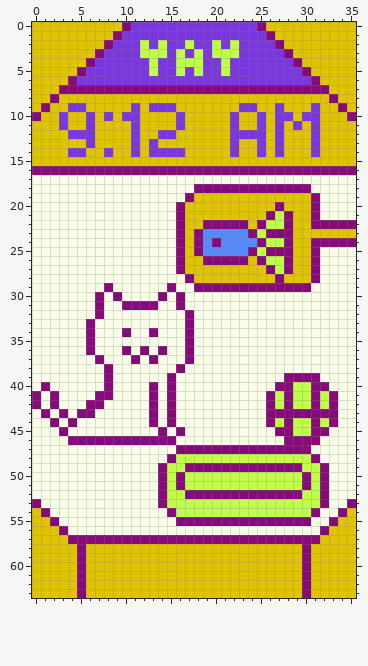
Pixel-art file, stored at game_mockup.aseprite. This is how it looked before the edit.
36x64 pixels, 1 frame.
The result:
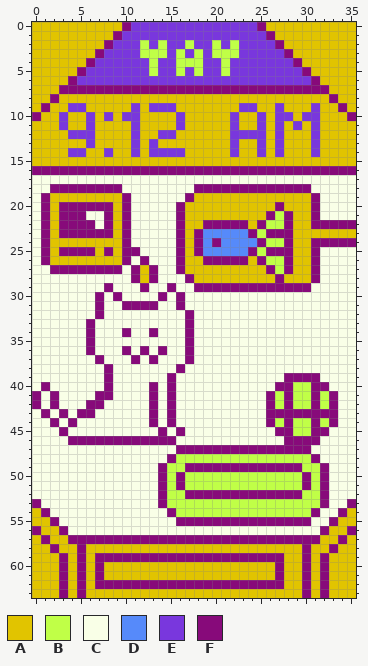
Palette (. is transparent): A #e1c400  B #c0ff47  C #f9ffe7  D #568afa  E #7937dd  F #870a7a
Message: Created a bed for Tomakitty to sleep
What changed:
--- layer "Bed"
@@ x 0..15 @@
 17 CCCCCCCCCCCCCCCC
-18 CCCCCCCCCCCCCCCC
-19 CCCCCCCCCCCCCCCC
-20 CCCCCCCCCCCCCCCC
-21 CCCCCCCCCCCCCCCC
-22 CCCCCCCCCCCCCCCC
-23 CCCCCCCCCCCCCCCC
-24 CCCCCCCCCCCCCCCC
-25 CCCCCCCCCCCCCCCC
-26 CCCCCCCCCCCCCCCC
-27 CCCCCCCCCCCCCCCC
-28 CCCCCCCCCCCCCCCC
-29 CCCCCCCCFCCCCCCF
+18 CCFFFFFFFFCCCCCC
+19 CFAAAAAAAAFCCCCC
+20 CFAFFFFFFAFCCCCC
+21 CFAFFFCCFAFCCCCC
+22 CFAFFFFCFAFCCCCC
+23 CFAFFFFFFAFCCCCC
+24 CFAAAAAAAAFCCCCC
+25 CFAFFFFAFAFFCCCC
+26 CFAAAAAAAAFCFCCC
+27 CCFFFFFFFFCFAFCC
+28 CCCCCCCCCCCFAFCC
+29 CCCCCCCCFCCCFCCF
 30 CCCCCCCFCFCCCCFC
@@ x 0..35 @@
 55 AAFCCCCCCCCCCCCCFFFFFFFFFFFFFFFCCFAA
-56 AAAFCCCCCCCCCCCCCCCCCCCCCCCCCCCCFAAA
-57 AAAAFFFFFFFFFFFFFFFFFFFFFFFFFFFFAAAA
-58 AAAAAFAAAAAAAAAAAAAAAAAAAAAAAAFAAAAA
-59 AAAAAFAAAAAAAAAAAAAAAAAAAAAAAAFAAAAA
-60 AAAAAFAAAAAAAAAAAAAAAAAAAAAAAAFAAAAA
-61 AAAAAFAAAAAAAAAAAAAAAAAAAAAAAAFAAAAA
-62 AAAAAFAAAAAAAAAAAAAAAAAAAAAAAAFAAAAA
-63 AAAAAFAAAAAAAAAAAAAAAAAAAAAAAAFAAAAA
+56 FAAFCCCCCCCCCCCCCCCCCCCCCCCCCCCCFAAF
+57 AFAAFFFFFFFFFFFFFFFFFFFFFFFFFFFFAAFA
+58 AAFAAFAAAAAAAAAAAAAAAAAAAAAAAAFAAFAA
+59 AAAFAFAFFFFFFFFFFFFFFFFFFFFFAAFAFAAA
+60 AAAFAFAFAAAAAAAAAAAAAAAAAAAFAAFAFAAA
+61 AAAFAFAFAAAAAAAAAAAAAAAAAAAFAAFAFAAA
+62 AAAFAFAFFFFFFFFFFFFFFFFFFFFFAAFAFAAA
+63 AAAFAFAAAAAAAAAAAAAAAAAAAAAAAAFAFAAA
